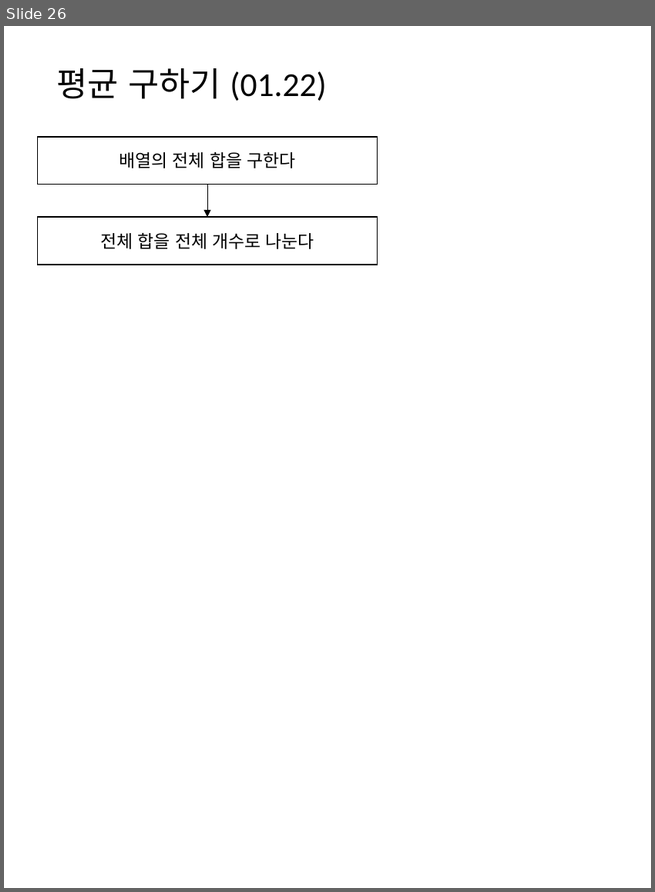
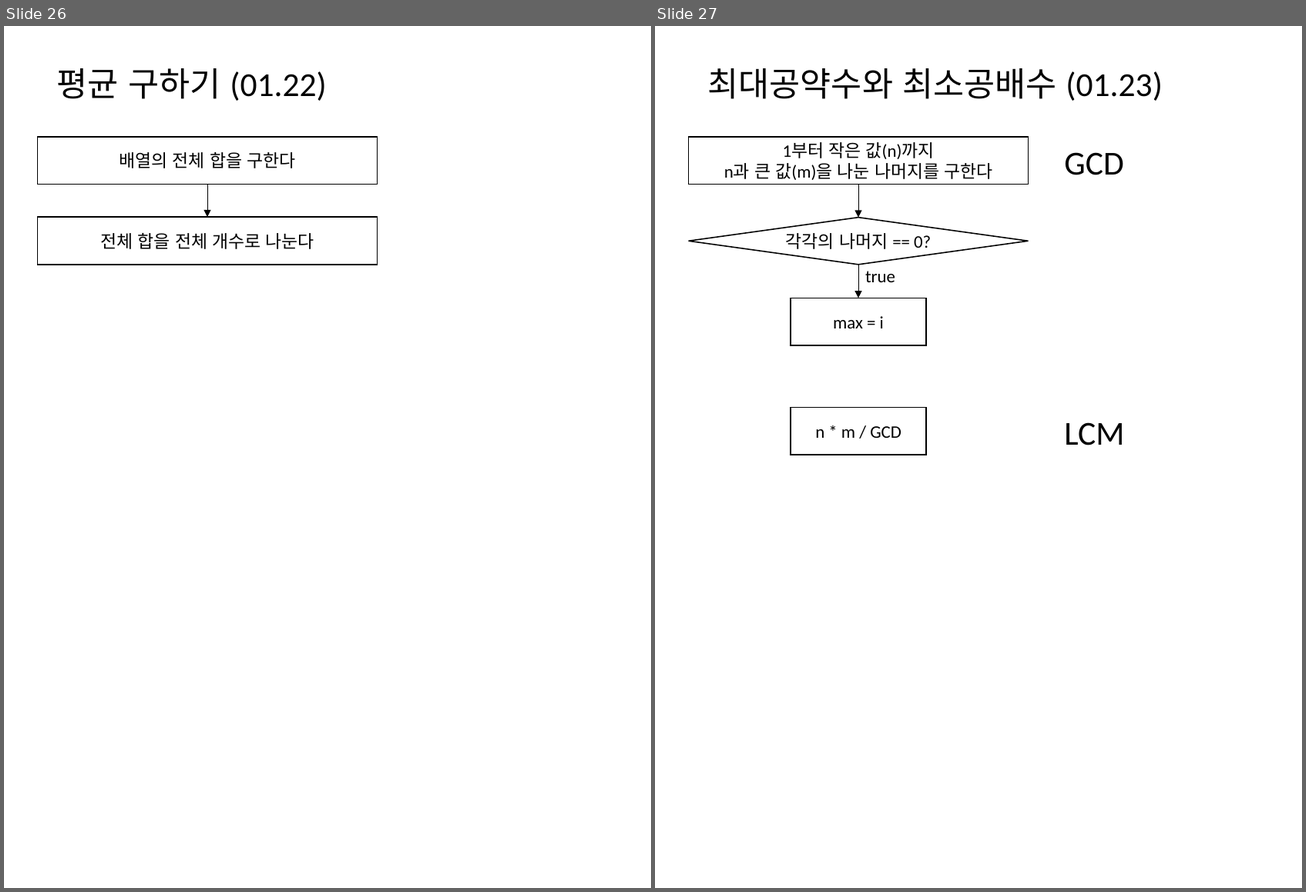
Before and after one commit to mornings9047/Algorithms_Programmers, a slide deck: 알고리즘_프로그래머스_Level01_순서도.pptx. Shown side by side, each under a label of ours: slide 26 before the commit, slides 26 and 27 after it. The pictures are 655x892 and 1306x892 pixels, drawn with LibreOffice and Linux fonts; fonts in the diff are those of the drawing. Boxes give left, top, right and bottom in pixels: in the first picture for what was removed or moved away, otherwise in the second. Text is boxed around its words. In the diff, an @@ line names an element or a change of style, - is before the commit and + after.

Commit message:
최대공약수와 최소공배수

```diff
--- a/알고리즘_프로그래머스_Level01_순서도.pptx
+++ b/알고리즘_프로그래머스_Level01_순서도.pptx
@@ slide 27 added at <box>655,26,1302,888</box>, background #FFFFFF @@
@@ title added at <box>708,68,1162,101</box>, 28 pt, text #000000 @@
+최대공약수와 최소공배수 (01.23)
@@ group added at <box>689,137,1124,455</box>: 3 rectangles, 3 texts, 2 arrows, 1 diamond @@
+1부터 작은 값(n)까지
+n과 큰 값(m)을 나눈 나머지를 구한다
+각각의 나머지 == 0?
+true
+max = i
+GCD
+n * m / GCD
+LCM
```
Also in this commit, not shown: 2 other files.
